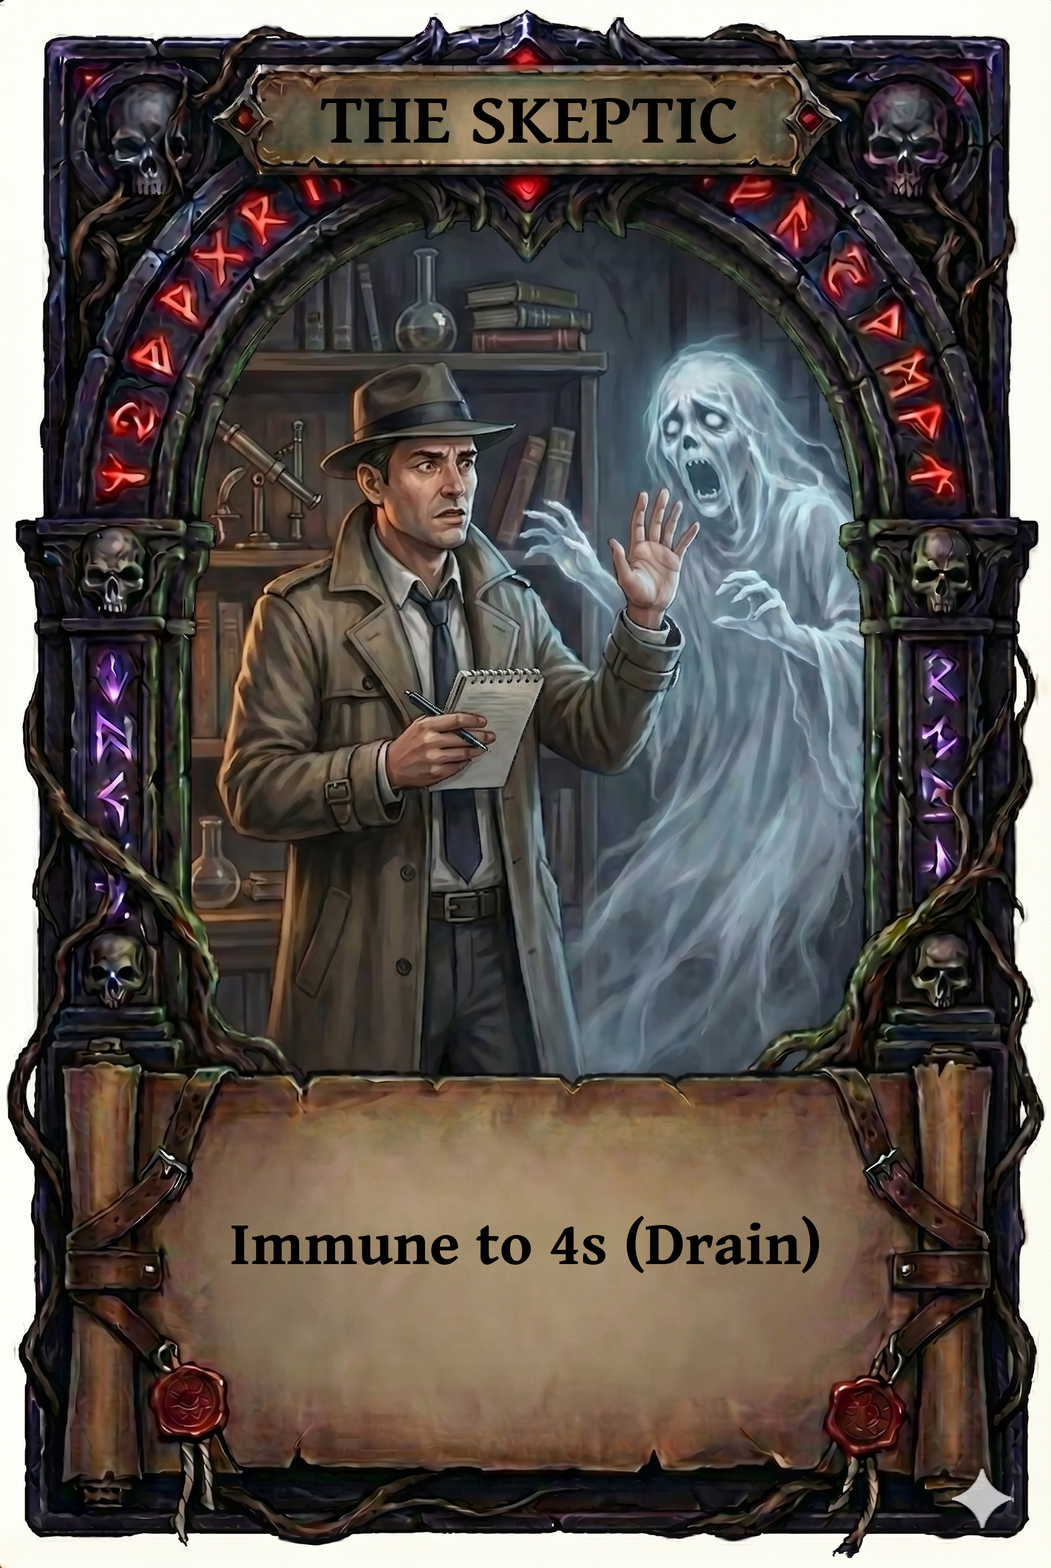
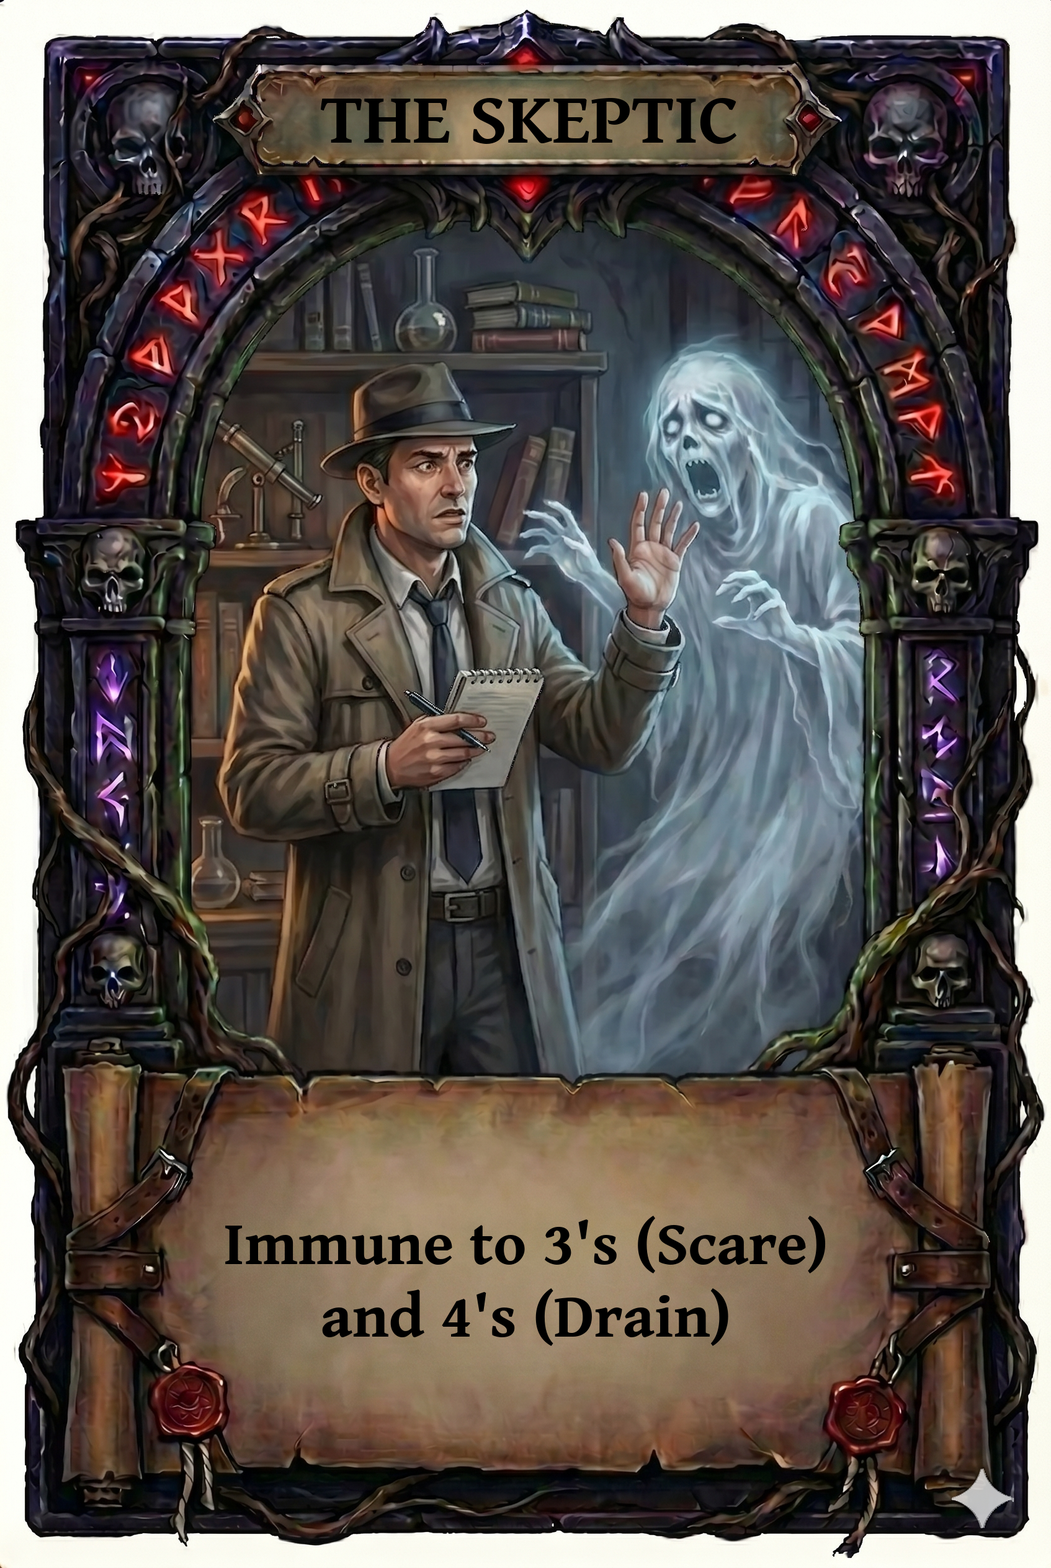
Comparing the layer stacks of the two (1051, 1568) images. Changes:
renamed "Immune to 4s (Drain)" to "Immune to 3's (Scare) and 4's ...", painted on it over bbox(225, 1215, 826, 1346)